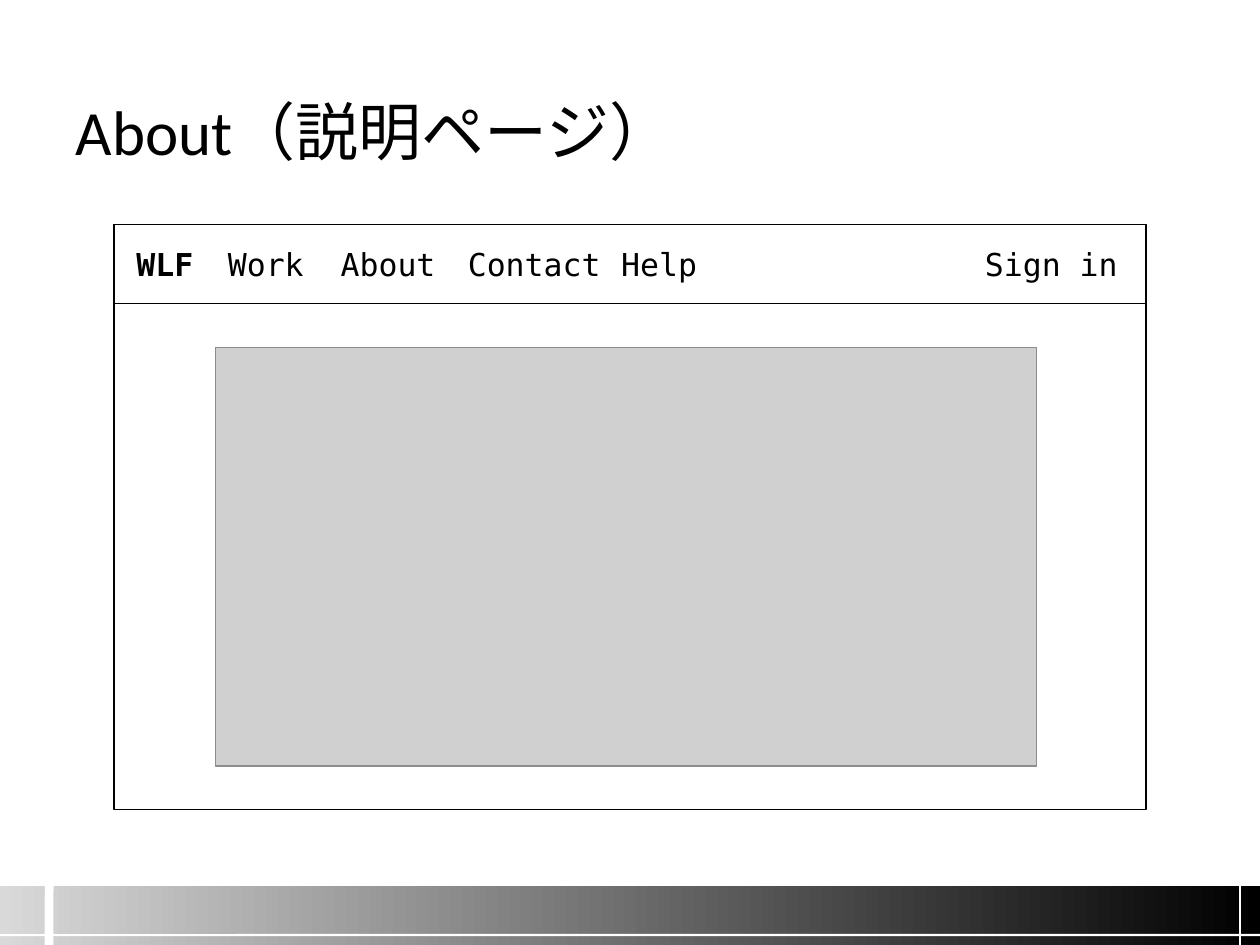
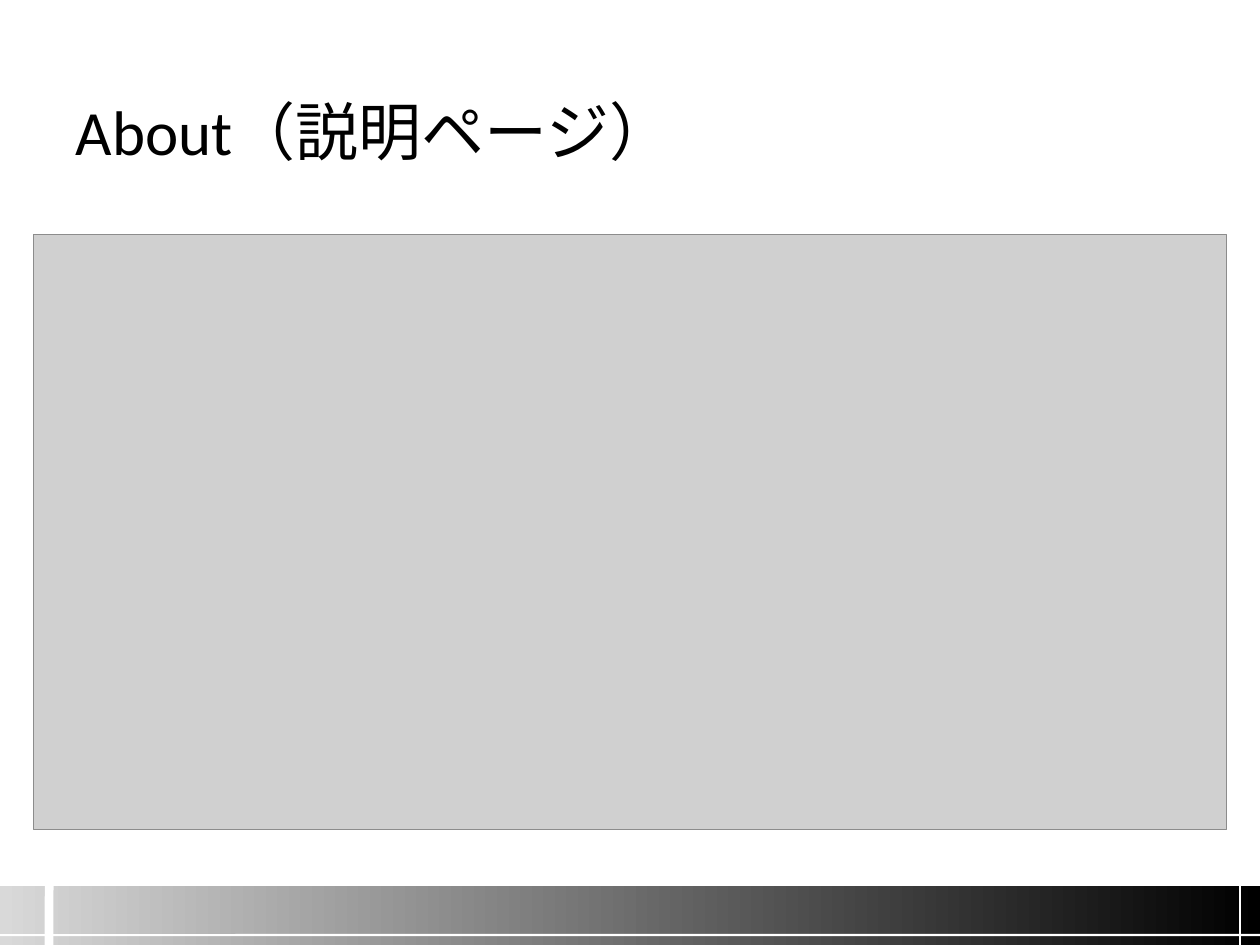
Before and after one commit to namazu510/team-a, a slide deck: slide 5 of screen_image/04.画面設計.pptx. Drawn at 1260x945 pixels with LibreOffice and Linux fonts; fonts in the diff are those of the drawing; grey boxes stand for pictures; background and template pictures are left out. Boxes give left, top, right and bottom in pixels: in the first picture for what was removed or moved away, otherwise in the second. Text is boxed around its words. In the diff, an @@ line names an element or a change of style, - is before the commit and + after.

```diff
--- a/screen_image/04.画面設計.pptx
+++ b/screen_image/04.画面設計.pptx
@@ picture added at (34, 234, 1226, 829) @@
@@ rectangle removed at (115, 224, 1147, 810) @@
@@ rectangle removed at (115, 224, 1147, 304) @@
@@ rectangle removed at (120, 238, 209, 289) @@
-WLF
@@ text removed at (228, 252, 304, 277) @@
-Work
@@ text removed at (341, 252, 436, 277) @@
-About
@@ text removed at (468, 252, 601, 277) @@
-Contact
@@ text removed at (621, 252, 697, 283) @@
-Help
@@ text removed at (985, 252, 1118, 283) @@
-Sign in
@@ picture removed at (215, 348, 1037, 766) @@
```
Also in this commit, not shown: 7 other slides changed, 1 slide removed, 1 other file.
